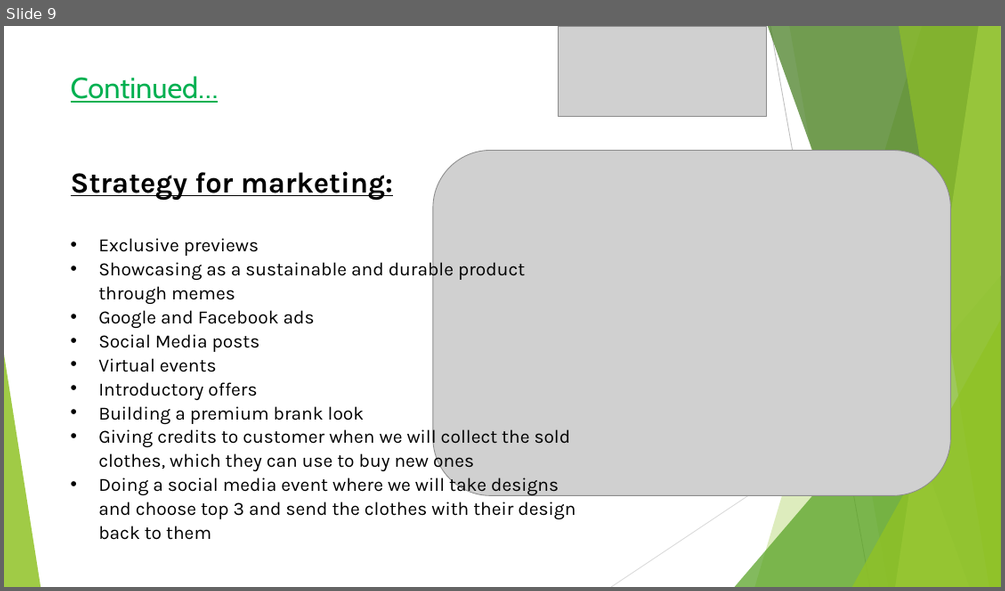
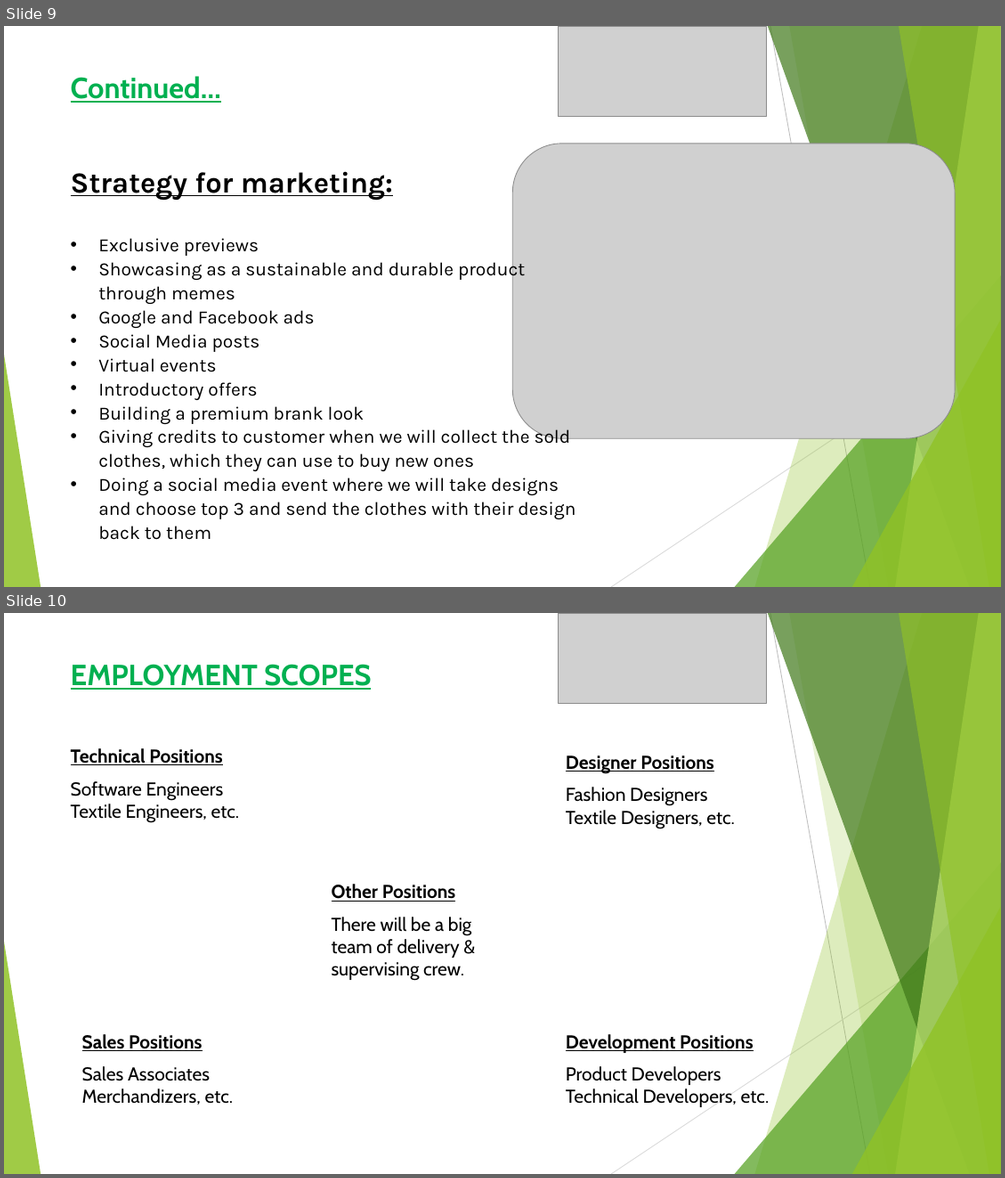
Before and after one commit to subhro1530/Hult-Prize, a slide deck: Demonstration.pptx. Shown one above the other, each under a label of ours: slide 9 before the commit, slides 9 and 10 after it. The pictures are 1005x591 and 1005x1178 pixels, drawn with LibreOffice and Linux fonts; fonts in the diff are those of the drawing; grey boxes stand for pictures. Boxes give left, top, right and bottom in pixels: in the first picture for what was removed or moved away, otherwise in the second. Text is boxed around its words. In the diff, an @@ line names an element or a change of style, - is before the commit and + after.

```diff
--- a/Demonstration.pptx
+++ b/Demonstration.pptx
@@ slide 10 added at (4, 613, 1001, 1174), background #FFFFFF; not listed: 10 template elements that a slide beside it also shows @@
@@ picture added at (558, 613, 767, 704) @@
@@ text added at (71, 664, 371, 690), 28 pt, text #00B050, bold, underline @@
+EMPLOYMENT SCOPES
@@ text added at (71, 748, 240, 823), 18 pt, text #000000 @@
+Technical Positions
+Software Engineers
+Textile Engineers, etc.
@@ text added at (566, 755, 735, 829), 18 pt, text #000000 @@
+Designer Positions
+Fashion Designers
+Textile Designers, etc.
@@ text added at (332, 884, 472, 981), 18 pt, text #000000 @@
+Other Positions
+There will be a big team of delivery & supervising crew.
@@ text added at (82, 1034, 234, 1104), 18 pt, text #000000 @@
+Sales Positions
+Sales Associates
+Merchandizers, etc.
@@ text added at (566, 1034, 769, 1107), 18 pt, text #000000 @@
+Development Positions
+Product Developers
+Technical Developers, etc.
@@ slide 9 changed as well @@
@@ text "Continued…" at (71, 76, 221, 103): bold on @@
@@ picture: place and size @@
-picture at (433, 150, 951, 496)
+picture at (512, 143, 955, 438)
```
Also in this commit, not shown: 9 other slides changed, 5 other slides added, 2 slides removed.
